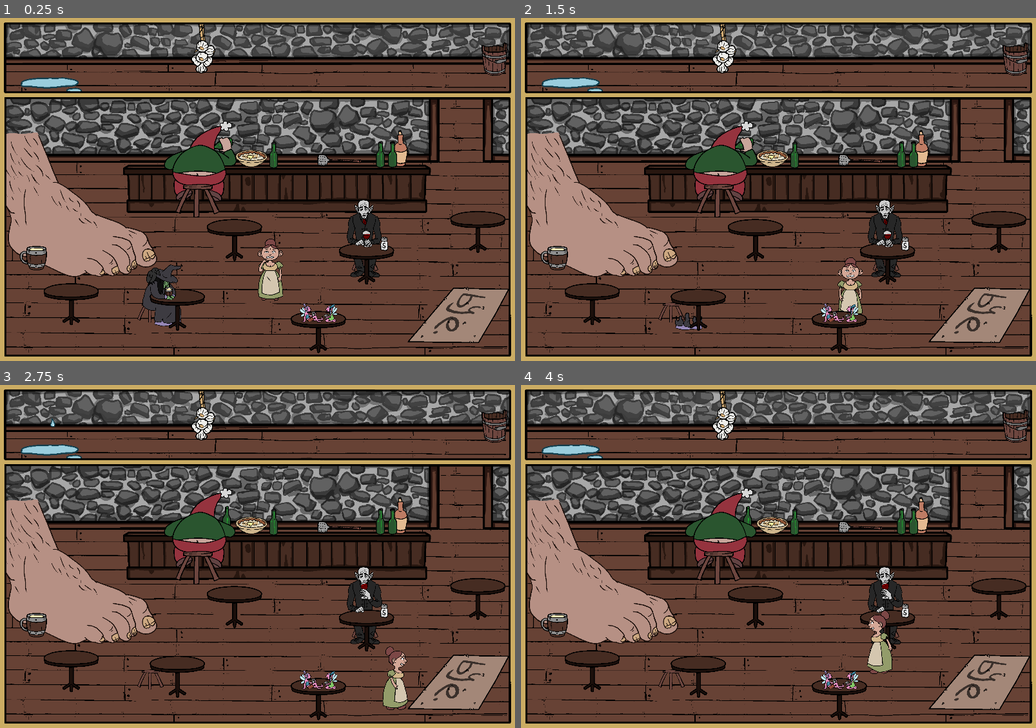
Above: before the commit, frames 1-4 (two rows, left to right).
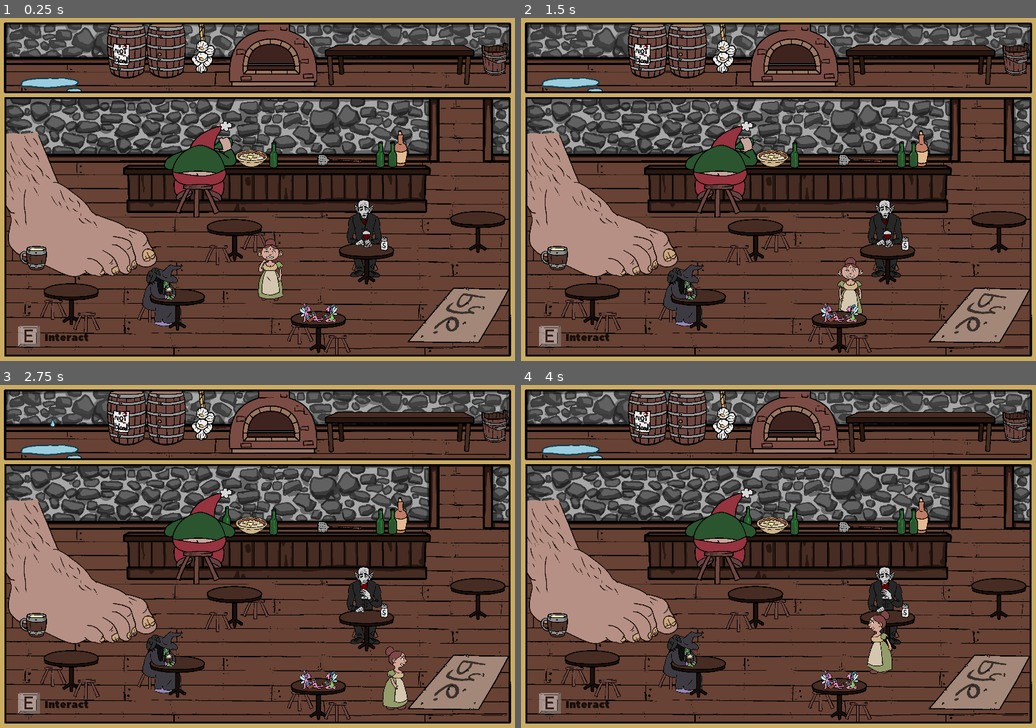
Above: after the commit, the same moments.

Repository: AtomicPotatoEmil/Create_Jam-Fall-2020
Game: Godot game, scene res://bar/Bar.tscn
The game is run twice, just before and just after one commit, with the same random seed, the same clock (stepped at 60 frames per second) and the same inputs. Before the commit the project has no main scene; this scene is started directly in both runs.
Inputs (mouse positions are in pixels of both pictures, inside the frame that each line leads up to):
- Up to frame 1 (0.25 s): no input
- Up to frame 2 (1.5 s): move the mouse to (891, 172) at 0.52 s; hold D (right) 0.53-1.28 s; tap T (test) at 0.6 s; move the mouse to (675, 206) at 1.27 s; hold S (down) from 1.28 s (still down); click (675, 206) at 1.35 s
- Up to frame 3 (2.75 s): tap T (test) at 1.55, 2.3 s; move the mouse to (309, 481) at 2.02 s; release S (down) at 2.03 s; hold D (right) from 2.03 s (still down); tap E (interact) at 2.1 s
- Up to frame 4 (4 s): move the mouse to (752, 625) at 2.77 s; release D (right) at 2.78 s; hold W (up) 2.78-3.53 s; tap Q (splash) at 2.85 s; tap T (test) at 3.05, 3.6 s; move the mouse to (933, 607) at 3.52 s; hold A (left) from 3.53 s (still down)

The runs differ from the first frame. In frame 1, 5.8% of the frame differs, in the area x 3-93%, y 1-99%; in frame 2, 6.6%; in frame 3, 6.6%; in frame 4, 6.6%.
Error before the commit: Attempt to call function 'play' in base 'previously freed instance' on a null instance. (res://bar/Bar.gd:36)

Commit message:
Done with game, just need Start screen and end screens

Diff:
--- a/src/bar/Bar.gd
+++ b/src/bar/Bar.gd
@@ -22,6 +22,7 @@
 
 var vampire_gone = false
 
+var creatures_in_bar = 5
 
 func _ready():
 	$YSort/Nisse.play("default")
@@ -29,11 +30,16 @@
 	$Raven.hide()
 	$YSort/AngryNisse.hide()
 
+	$MouseRight.hide()
+	$MouseRightLabel.hide()
+
+	$Q.hide()
+	$QLabel.hide()
+
+	$MouseLeft.hide()
+	$MouseLeftLabel.hide()
+
 func _process(delta):
-	if Input.is_action_just_pressed("test"):
-		#giant_animation.play("remove_foot")
-		#beer_animation.play("tip_over")
-		witch_animation.play("melt")
 	if talking == true:
 		text.show()
 	else:
@@ -87,6 +93,8 @@
 
 func _on_full_bucket_picked():
 	emit_signal("bucket_gained")
+	$Q.show()
+	$QLabel.show()
 
 
 
@@ -103,6 +111,8 @@
 	talking = true
 	current_text = "Not many flies aroud but might be usefull..."
 	talk_timer.start()
+	$MouseLeft.show()
+	$MouseLeftLabel.show()
 	pass # Replace with function body.
 
 
@@ -122,6 +132,8 @@
 	talking = true
 	current_text = "I.. I.. mistook them for flies.. \n yeah.. thats what I did..."
 	talk_timer.start()
+	creatures_in_bar -= 1
+	print(creatures_in_bar)
 	pass # Replace with function body.
 
 
@@ -132,10 +144,14 @@
 	talk_timer.start()
 	$Raven.show()
 	$Raven/AnimationPlayer.play("move_raven")
+	creatures_in_bar -= 1
+	print(creatures_in_bar)
 	pass # Replace with function body.
 
 
 func _on_Feather_feather_picked():
+	$MouseRight.show()
+	$MouseRightLabel.show()
 	emit_signal("feather_gained")
 	pass # Replace with function body.
 
@@ -177,4 +193,20 @@
 	talking = true
 	current_text = "         Rude..."
 	talk_timer.start()
-	pass # Replace with function body.
+	creatures_in_bar -= 1
+	print(creatures_in_bar)
+	pass # Replace with function body.
+
+
+func _on_AngryNisse_AnimationPlayer_animation_finished(walking_out):
+	$YSort/AngryNisse.queue_free()
+	creatures_in_bar -= 1
+	print(creatures_in_bar)
+	pass # Replace with function body.
+
+
+func _on_foot_animation_finished(anim_name):
+	$YSort/Giant.queue_free()
+	creatures_in_bar -= 1
+	print(creatures_in_bar)
+	pass # Replace with function body.
--- a/src/bar/Bar.tscn
+++ b/src/bar/Bar.tscn
@@ -30,15 +30,24 @@
 [ext_resource path="res://bar/assets/bye_mat.png" type="Texture" id=28]
 [ext_resource path="res://Nisse/nissewalk_1.png" type="Texture" id=29]
 [ext_resource path="res://Nisse/nissewalk_2.png" type="Texture" id=30]
+[ext_resource path="res://bar/assets/barrel_1.png" type="Texture" id=31]
+[ext_resource path="res://bar/assets/barrel_2_no_blood.png" type="Texture" id=32]
+[ext_resource path="res://bar/assets/oven.png" type="Texture" id=33]
+[ext_resource path="res://bar/assets/table_2.png" type="Texture" id=34]
+[ext_resource path="res://bar/Cheesy_Bar_Music.wav" type="AudioStream" id=35]
+[ext_resource path="res://bar/E_button.png" type="Texture" id=36]
+[ext_resource path="res://bar/mouse_1.png" type="Texture" id=37]
+[ext_resource path="res://bar/Q_button.png" type="Texture" id=38]
+[ext_resource path="res://bar/mouse_2.png" type="Texture" id=39]
 
 [sub_resource type="RectangleShape2D" id=1]
 extents = Vector2( 1075.77, 13.5125 )
 
 [sub_resource type="RectangleShape2D" id=2]
-extents = Vector2( 915.582, 10 )
+extents = Vector2( 918.756, 33.5486 )
 
 [sub_resource type="RectangleShape2D" id=3]
-extents = Vector2( 65.627, 15.2593 )
+extents = Vector2( 65.627, 38.864 )
 
 [sub_resource type="DynamicFont" id=12]
 size = 29
@@ -112,6 +121,18 @@
 size = 29
 font_data = ExtResource( 15 )
 
+[sub_resource type="RectangleShape2D" id=19]
+extents = Vector2( 73.5532, 22.3589 )
+
+[sub_resource type="RectangleShape2D" id=20]
+extents = Vector2( 74.4639, 23.3491 )
+
+[sub_resource type="RectangleShape2D" id=21]
+extents = Vector2( 180.222, 30.3071 )
+
+[sub_resource type="RectangleShape2D" id=22]
+extents = Vector2( 368.453, 36.9419 )
+
 [sub_resource type="RectangleShape2D" id=4]
 extents = Vector2( 1081.17, 10 )
 
@@ -160,6 +181,10 @@
 "values": [ true ]
 }
 
+[sub_resource type="DynamicFont" id=23]
+size = 22
+font_data = ExtResource( 15 )
+
 [node name="Bar" type="Node2D"]
 script = ExtResource( 10 )
 
@@ -195,22 +220,22 @@
 scale = Vector2( 0.5, 0.5 )
 texture = ExtResource( 3 )
 offset = Vector2( 0, 110 )
+
+[node name="StaticBody2D" type="StaticBody2D" parent="YSort/MainWall"]
+
+[node name="CollisionShape2D" type="CollisionShape2D" parent="YSort/MainWall/StaticBody2D"]
+position = Vector2( -158.712, -45.0412 )
+shape = SubResource( 2 )
+
+[node name="StaticBody2D2" type="StaticBody2D" parent="YSort/MainWall"]
+
+[node name="CollisionShape2D" type="CollisionShape2D" parent="YSort/MainWall/StaticBody2D2"]
+position = Vector2( 1017.12, -40.9863 )
+shape = SubResource( 3 )
 __meta__ = {
 "_edit_group_": true,
 "_edit_lock_": true
 }
-
-[node name="StaticBody2D" type="StaticBody2D" parent="YSort/MainWall"]
-
-[node name="CollisionShape2D" type="CollisionShape2D" parent="YSort/MainWall/StaticBody2D"]
-position = Vector2( -162.494, -18.5707 )
-shape = SubResource( 2 )
-
-[node name="StaticBody2D2" type="StaticBody2D" parent="YSort/MainWall"]
-
-[node name="CollisionShape2D" type="CollisionShape2D" parent="YSort/MainWall/StaticBody2D2"]
-position = Vector2( 1013.34, -19.5578 )
-shape = SubResource( 3 )
 
 [node name="Player" parent="YSort" instance=ExtResource( 6 )]
 position = Vector2( 566.509, 582.65 )
@@ -396,6 +421,78 @@
 [node name="StaticBody2D" type="StaticBody2D" parent="YSort/stools/stool3"]
 
 [node name="CollisionShape2D" type="CollisionShape2D" parent="YSort/stools/stool3/StaticBody2D"]
+position = Vector2( -1.50934, -14.3395 )
+shape = SubResource( 11 )
+
+[node name="stool4" type="Sprite" parent="YSort/stools"]
+position = Vector2( 111.794, 633.212 )
+scale = Vector2( 0.3, 0.3 )
+texture = ExtResource( 13 )
+offset = Vector2( 0, -70 )
+
+[node name="StaticBody2D" type="StaticBody2D" parent="YSort/stools/stool4"]
+
+[node name="CollisionShape2D" type="CollisionShape2D" parent="YSort/stools/stool4/StaticBody2D"]
+position = Vector2( -1.50934, -14.3395 )
+shape = SubResource( 11 )
+
+[node name="stool5" type="Sprite" parent="YSort/stools"]
+position = Vector2( 181.144, 659.812 )
+scale = Vector2( 0.3, 0.3 )
+texture = ExtResource( 13 )
+offset = Vector2( 0, -70 )
+
+[node name="StaticBody2D" type="StaticBody2D" parent="YSort/stools/stool5"]
+
+[node name="CollisionShape2D" type="CollisionShape2D" parent="YSort/stools/stool5/StaticBody2D"]
+position = Vector2( -1.50934, -14.3395 )
+shape = SubResource( 11 )
+
+[node name="stool6" type="Sprite" parent="YSort/stools"]
+position = Vector2( 536.444, 491.662 )
+scale = Vector2( 0.3, 0.3 )
+texture = ExtResource( 13 )
+offset = Vector2( 0, -70 )
+
+[node name="StaticBody2D" type="StaticBody2D" parent="YSort/stools/stool6"]
+
+[node name="CollisionShape2D" type="CollisionShape2D" parent="YSort/stools/stool6/StaticBody2D"]
+position = Vector2( -1.50934, -14.3395 )
+shape = SubResource( 11 )
+
+[node name="stool7" type="Sprite" parent="YSort/stools"]
+position = Vector2( 629.544, 684.512 )
+scale = Vector2( 0.3, 0.3 )
+texture = ExtResource( 13 )
+offset = Vector2( 0, -70 )
+
+[node name="StaticBody2D" type="StaticBody2D" parent="YSort/stools/stool7"]
+
+[node name="CollisionShape2D" type="CollisionShape2D" parent="YSort/stools/stool7/StaticBody2D"]
+position = Vector2( -1.50934, -14.3395 )
+shape = SubResource( 11 )
+
+[node name="stool8" type="Sprite" parent="YSort/stools"]
+position = Vector2( 707.444, 707.312 )
+scale = Vector2( 0.3, 0.3 )
+texture = ExtResource( 13 )
+offset = Vector2( 0, -70 )
+
+[node name="StaticBody2D" type="StaticBody2D" parent="YSort/stools/stool8"]
+
+[node name="CollisionShape2D" type="CollisionShape2D" parent="YSort/stools/stool8/StaticBody2D"]
+position = Vector2( -1.50934, -14.3395 )
+shape = SubResource( 11 )
+
+[node name="stool9" type="Sprite" parent="YSort/stools"]
+position = Vector2( 457.594, 518.262 )
+scale = Vector2( 0.3, 0.3 )
+texture = ExtResource( 13 )
+offset = Vector2( 0, -70 )
+
+[node name="StaticBody2D" type="StaticBody2D" parent="YSort/stools/stool9"]
+
+[node name="CollisionShape2D" type="CollisionShape2D" parent="YSort/stools/stool9/StaticBody2D"]
 position = Vector2( -1.50934, -14.3395 )
 shape = SubResource( 11 )
 
@@ -460,6 +557,54 @@
 "_edit_use_anchors_": false
 }
 
+[node name="Barrel" type="Sprite" parent="YSort"]
+position = Vector2( 348.461, 128.417 )
+scale = Vector2( 0.5, 0.5 )
+texture = ExtResource( 31 )
+offset = Vector2( 0, -120 )
+
+[node name="StaticBody2D" type="StaticBody2D" parent="YSort/Barrel"]
+
+[node name="CollisionShape2D" type="CollisionShape2D" parent="YSort/Barrel/StaticBody2D"]
+position = Vector2( 1.04883, -35.6642 )
+shape = SubResource( 19 )
+
+[node name="NotBloodBarrel" type="Sprite" parent="YSort"]
+position = Vector2( 265.839, 128.728 )
+scale = Vector2( 0.5, 0.5 )
+texture = ExtResource( 32 )
+offset = Vector2( 0, -120 )
+
+[node name="StaticBody2D" type="StaticBody2D" parent="YSort/NotBloodBarrel"]
+
+[node name="CollisionShape2D" type="CollisionShape2D" parent="YSort/NotBloodBarrel/StaticBody2D"]
+position = Vector2( 3.01886, -39.2448 )
+shape = SubResource( 20 )
+
+[node name="Oven" type="Sprite" parent="YSort"]
+position = Vector2( 572.85, 135.85 )
+scale = Vector2( 0.5, 0.5 )
+texture = ExtResource( 33 )
+offset = Vector2( 0, -120 )
+
+[node name="StaticBody2D" type="StaticBody2D" parent="YSort/Oven"]
+
+[node name="CollisionShape2D" type="CollisionShape2D" parent="YSort/Oven/StaticBody2D"]
+position = Vector2( -2.05334, -19.507 )
+shape = SubResource( 21 )
+
+[node name="LongTable" type="Sprite" parent="YSort"]
+position = Vector2( 837.81, 142.805 )
+scale = Vector2( 0.4, 0.4 )
+texture = ExtResource( 34 )
+offset = Vector2( 0, -110 )
+
+[node name="StaticBody2D" type="StaticBody2D" parent="YSort/LongTable"]
+
+[node name="CollisionShape2D" type="CollisionShape2D" parent="YSort/LongTable/StaticBody2D"]
+position = Vector2( -2.03638, -46.8341 )
+shape = SubResource( 22 )
+
 [node name="BorderOutline" type="Sprite" parent="."]
 scale = Vector2( 0.5, 0.5 )
 texture = ExtResource( 5 )
@@ -515,12 +660,90 @@
 
 [node name="AnimationPlayer" type="AnimationPlayer" parent="Raven"]
 anims/move_raven = SubResource( 14 )
+
+[node name="AudioStreamPlayer2D" type="AudioStreamPlayer" parent="."]
+stream = ExtResource( 35 )
+autoplay = true
+mix_target = 1
+
+[node name="ELabel" type="Label" parent="."]
+margin_left = 93.0
+margin_top = 655.0
+margin_right = 201.0
+margin_bottom = 689.0
+custom_fonts/font = SubResource( 23 )
+custom_colors/font_color = Color( 0, 0, 0, 0.784314 )
+text = "Interact"
+__meta__ = {
+"_edit_use_anchors_": false
+}
+
+[node name="MouseLeftLabel" type="Label" parent="."]
+margin_left = 276.386
+margin_top = 654.226
+margin_right = 410.386
+margin_bottom = 688.226
+custom_fonts/font = SubResource( 23 )
+custom_colors/font_color = Color( 0, 0, 0, 0.784314 )
+text = "Fly swapper"
+__meta__ = {
+"_edit_use_anchors_": false
+}
+
+[node name="QLabel" type="Label" parent="."]
+margin_left = 513.744
+margin_top = 655.129
+margin_right = 647.744
+margin_bottom = 689.129
+custom_fonts/font = SubResource( 23 )
+custom_colors/font_color = Color( 0, 0, 0, 0.784314 )
+text = "Pour water"
+__meta__ = {
+"_edit_use_anchors_": false
+}
+
+[node name="MouseRightLabel" type="Label" parent="."]
+margin_left = 777.815
+margin_top = 651.455
+margin_right = 911.815
+margin_bottom = 685.455
+custom_fonts/font = SubResource( 23 )
+custom_colors/font_color = Color( 0, 0, 0, 0.784314 )
+text = "Use feather"
+__meta__ = {
+"_edit_use_anchors_": false
+}
+
+[node name="E" type="Sprite" parent="."]
+modulate = Color( 1, 1, 1, 0.470588 )
+position = Vector2( 60.4899, 668.473 )
+scale = Vector2( 0.1, 0.1 )
+texture = ExtResource( 36 )
+
+[node name="MouseLeft" type="Sprite" parent="."]
+modulate = Color( 1, 1, 1, 0.470588 )
+position = Vector2( 248.242, 668.749 )
+scale = Vector2( 0.09, 0.09 )
+texture = ExtResource( 37 )
+
+[node name="Q" type="Sprite" parent="."]
+modulate = Color( 1, 1, 1, 0.470588 )
+position = Vector2( 476.69, 668.804 )
+scale = Vector2( 0.1, 0.1 )
+texture = ExtResource( 38 )
+
+[node name="MouseRight" type="Sprite" parent="."]
+modulate = Color( 1, 1, 1, 0.470588 )
+position = Vector2( 744.345, 668.686 )
+scale = Vector2( 0.09, 0.09 )
+texture = ExtResource( 39 )
 [connection signal="bucket_gained" from="." to="YSort/Player" method="_on_Bar_bucket_gained"]
 [connection signal="bucket_placed" from="." to="." method="_on_Bar_bucket_placed"]
 [connection signal="bucket_placed" from="." to="YSort/Puddle" method="_on_Bar_bucket_placed"]
 [connection signal="feather_gained" from="." to="YSort/Player" method="_on_Bar_feather_gained"]
 [connection signal="swapper_gained" from="." to="YSort/Player" method="_on_Bar_swapper_gained"]
 [connection signal="timeout" from="YSort/Player/TalkTimer" to="." method="_on_TalkTimer_timeout"]
+[connection signal="animation_finished" from="YSort/Giant/AnimationPlayer" to="." method="_on_foot_animation_finished"]
 [connection signal="area_entered" from="YSort/Giant/footbox" to="." method="_on_footbox_area_entered"]
 [connection signal="salted" from="YSort/RicePudding" to="." method="_on_RicePudding_salted"]
 [connection signal="dead" from="YSort/Witch" to="." method="_on_Witch_dead"]
@@ -532,5 +755,6 @@
 [connection signal="empty_bucket_picked" from="YSort/Bucket" to="." method="_on_Bucket_empty_bucket_picked"]
 [connection signal="salt_picked" from="YSort/Salt" to="." method="_on_Salt_salt_picked"]
 [connection signal="garlic_picked" from="YSort/Garlic" to="." method="_on_Garlic_garlic_picked"]
+[connection signal="animation_finished" from="YSort/AngryNisse/AnimationPlayer" to="." method="_on_AngryNisse_AnimationPlayer_animation_finished"]
 [connection signal="timeout" from="LeakTimer" to="." method="_on_LeakTimer_timeout"]
 [connection signal="animation_finished" from="Raven/AnimationPlayer" to="." method="_on_AnimationPlayer_animation_finished"]
--- a/src/bar/Flyswapper.tscn
+++ b/src/bar/Flyswapper.tscn
@@ -26,9 +26,9 @@
 script = ExtResource( 3 )
 
 [node name="RayCast2D" type="RayCast2D" parent="."]
-position = Vector2( -20.8044, -357.644 )
+position = Vector2( -7.08994, -273.49 )
 rotation = -0.127409
-scale = Vector2( 5, 5 )
+scale = Vector2( 5, 3 )
 enabled = true
 collide_with_areas = true
 collide_with_bodies = false
--- a/src/bar/RicePudding.tscn
+++ b/src/bar/RicePudding.tscn
@@ -24,8 +24,8 @@
 script = ExtResource( 1 )
 
 [node name="VerticalRay" type="RayCast2D" parent="."]
-position = Vector2( -0.975342, -347.225 )
-scale = Vector2( 6, 5 )
+position = Vector2( 2.61713, -275.376 )
+scale = Vector2( 6, 3 )
 enabled = true
 collide_with_areas = true
 collide_with_bodies = false
--- a/src/project.godot
+++ b/src/project.godot
@@ -16,6 +16,7 @@
 [application]
 
 config/name="Create-Jam_Fall-2020"
+run/main_scene="res://bar/Bar.tscn"
 config/icon="res://test/dummy_player/icon.png"
 
 [display]
Not shown: 1 places in src/bar/Bar.tscn that only renumber resources
Not shown, added: src/bar/Cheesy_Bar_Music.wav.import
Binary file added: src/bar/E_button.png
Not shown, added: src/bar/E_button.png.import
Binary file added: src/bar/Q_button.png
Not shown, added: src/bar/Q_button.png.import
Binary file added: src/bar/assets/barrel_1.png
Not shown, added: src/bar/assets/barrel_1.png.import
Binary file added: src/bar/assets/barrel_2_no_blood.png
Not shown, added: src/bar/assets/barrel_2_no_blood.png.import
Binary file added: src/bar/assets/oven.png
Not shown, added: src/bar/assets/oven.png.import
(and 10 more such lines)
